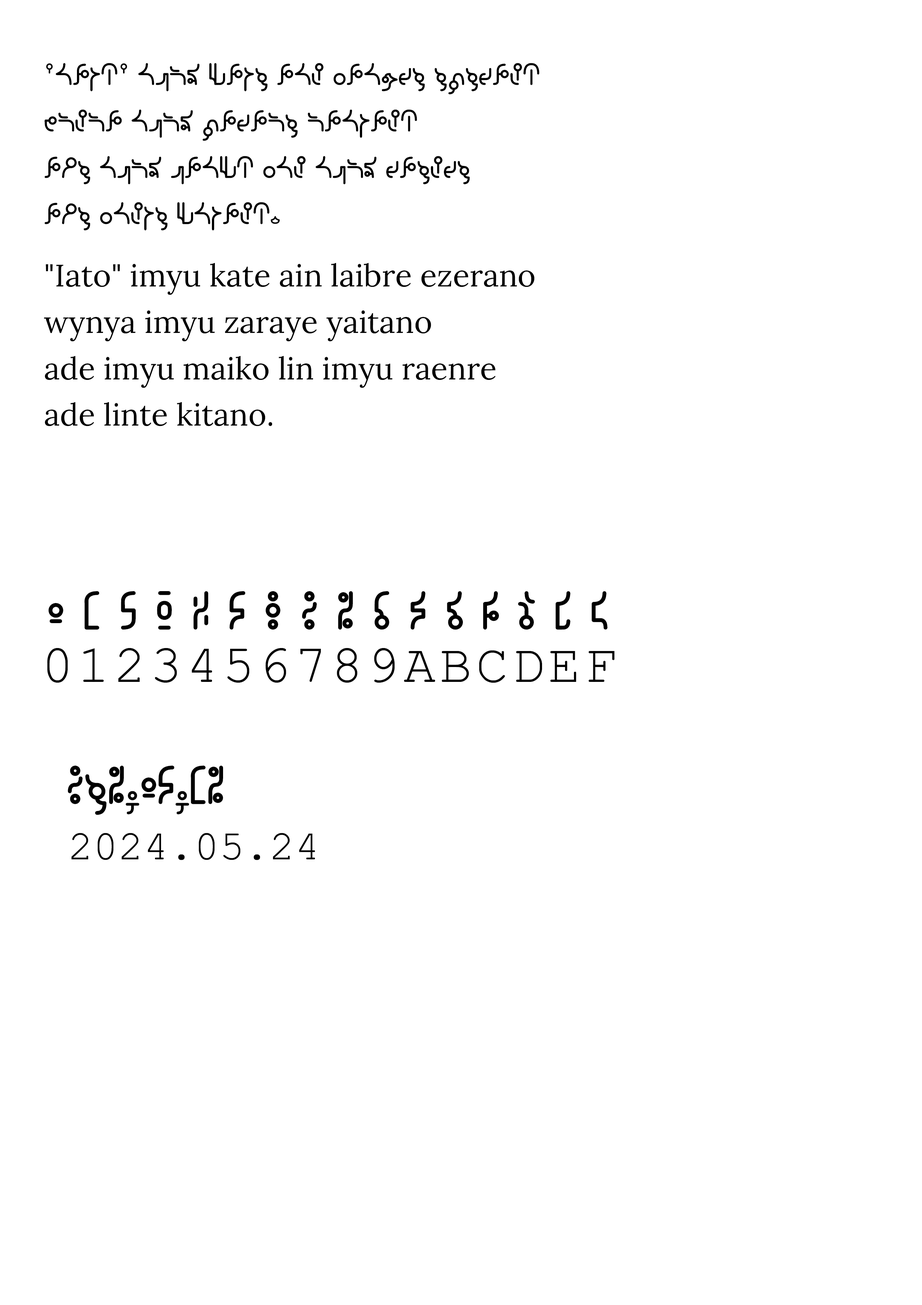
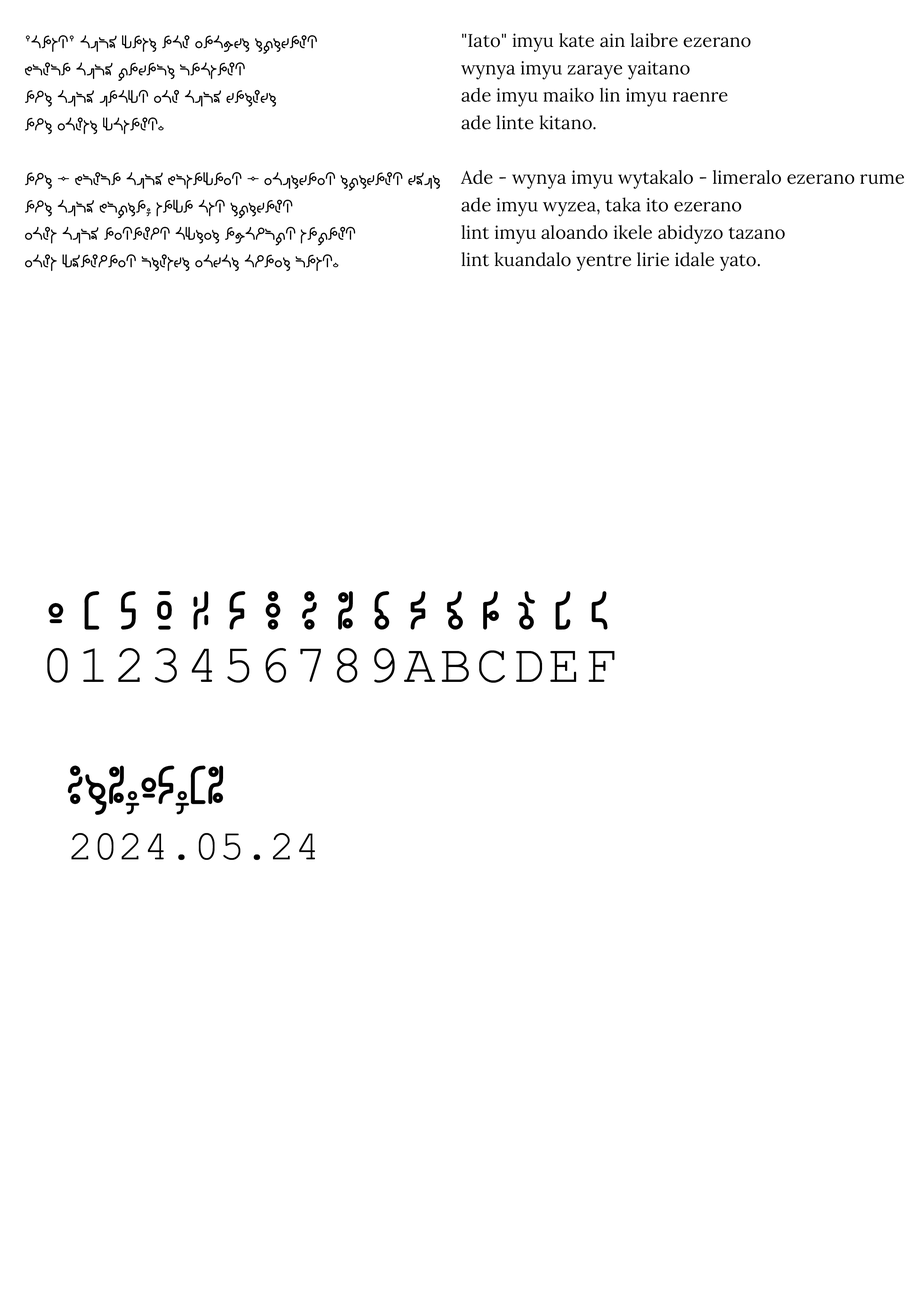
Revision of a layered 922px x 1305px image; what changed, layer by layer:
painted on "'Iato' imyu kate ain laibre ezerano wynya imyu zaraye yaitano a" over bbox(43, 32, 905, 427)
painted on "'iato' imyu kate ain laibre ezerano wynya imyu zaraye yaitano a" over bbox(24, 34, 540, 272)
